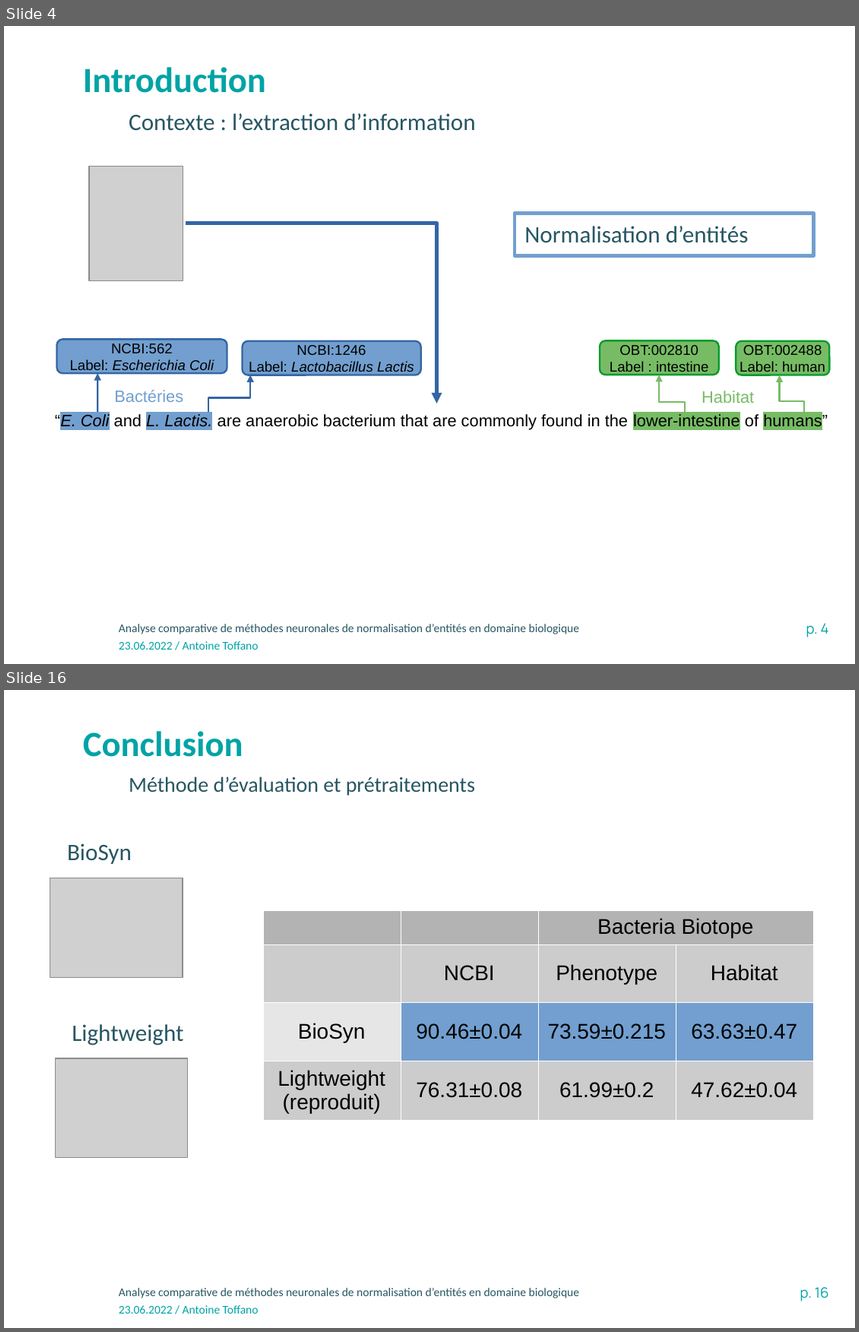
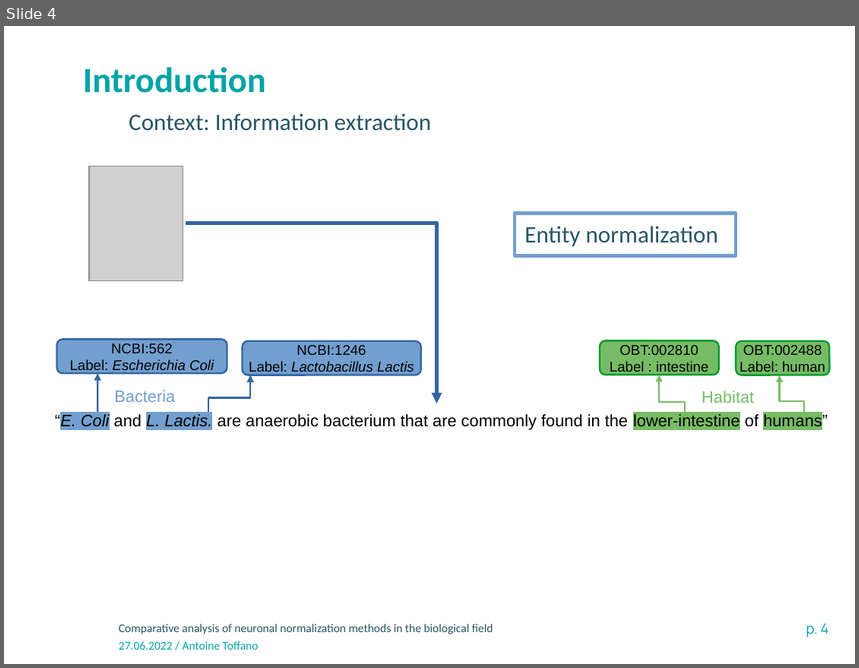
Before and after one commit to atoffano/entity-norm, a slide deck: Presentation-INRAE-format classique.odp. Shown one above the other, each under a label of ours: slides 4 and 16 before the commit, slide 4 after it; the slides between them are not shown. The pictures are 859x1332 and 859x668 pixels, drawn with LibreOffice and Linux fonts; fonts in the diff are those of the drawing; grey boxes stand for pictures; background and template pictures are left out. Boxes give left, top, right and bottom in pixels: in the first picture for what was removed or moved away, otherwise in the second. Text is boxed around its words. In the diff, an @@ line names an element or a change of style, - is before the commit and + after.

```diff
--- a/Presentation-INRAE-format classique.odp
+++ b/Presentation-INRAE-format classique.odp
@@ slide 16 removed at (4, 690, 855, 1328), background #FFFFFF; not listed: 3 template elements that a slide beside it also shows @@
@@ text removed at (83, 731, 243, 757) @@
-Conclusion
@@ text removed at (129, 777, 475, 796) @@
-Méthode d’évaluation et prétraitements
@@ text removed at (67, 844, 132, 864) @@
-BioSyn
@@ picture removed at (50, 878, 183, 978) @@
@@ table removed at (262, 910, 813, 1119), 4 rows, 4 columns @@
- |  | Bacteria Biotope | 
- | NCBI | Phenotype | Habitat
-BioSyn | 90.46±0.04 | 73.59±0.215 | 63.63±0.47
-Lightweight (reproduit) | 76.31±0.08 | 61.99±0.2 | 47.62±0.04
@@ text removed at (72, 1024, 183, 1046) @@
-Lightweight
@@ picture removed at (55, 1059, 188, 1158) @@
@@ slide 4 changed as well @@
@@ text at (129, 113, 431, 131): text changed @@
-Contexte : l’extraction d’information
+Context: Information extraction
@@ rectangle removed at (515, 213, 814, 256) @@
-Normalisation d’entités
@@ rectangle added at (515, 213, 736, 256), outline #729FCF 3 pt, 20 pt, text #275662 @@
+Entity normalization
@@ text at (114, 390, 175, 402): text changed @@
-Bactéries
+Bacteria
@@ text at (119, 624, 493, 635): text changed @@
-Analyse comparative de méthodes neuronales de normalisation d’entités en domaine biologique
+Comparative analysis of neuronal normalization methods in the biological field
@@ text at (119, 642, 259, 650): text changed @@
-23.06.2022 / Antoine Toffano
+27.06.2022 / Antoine Toffano
```
Also in this commit, not shown: 2 other slides changed, 14 slides added, 12 other slides removed, 2 other files.
